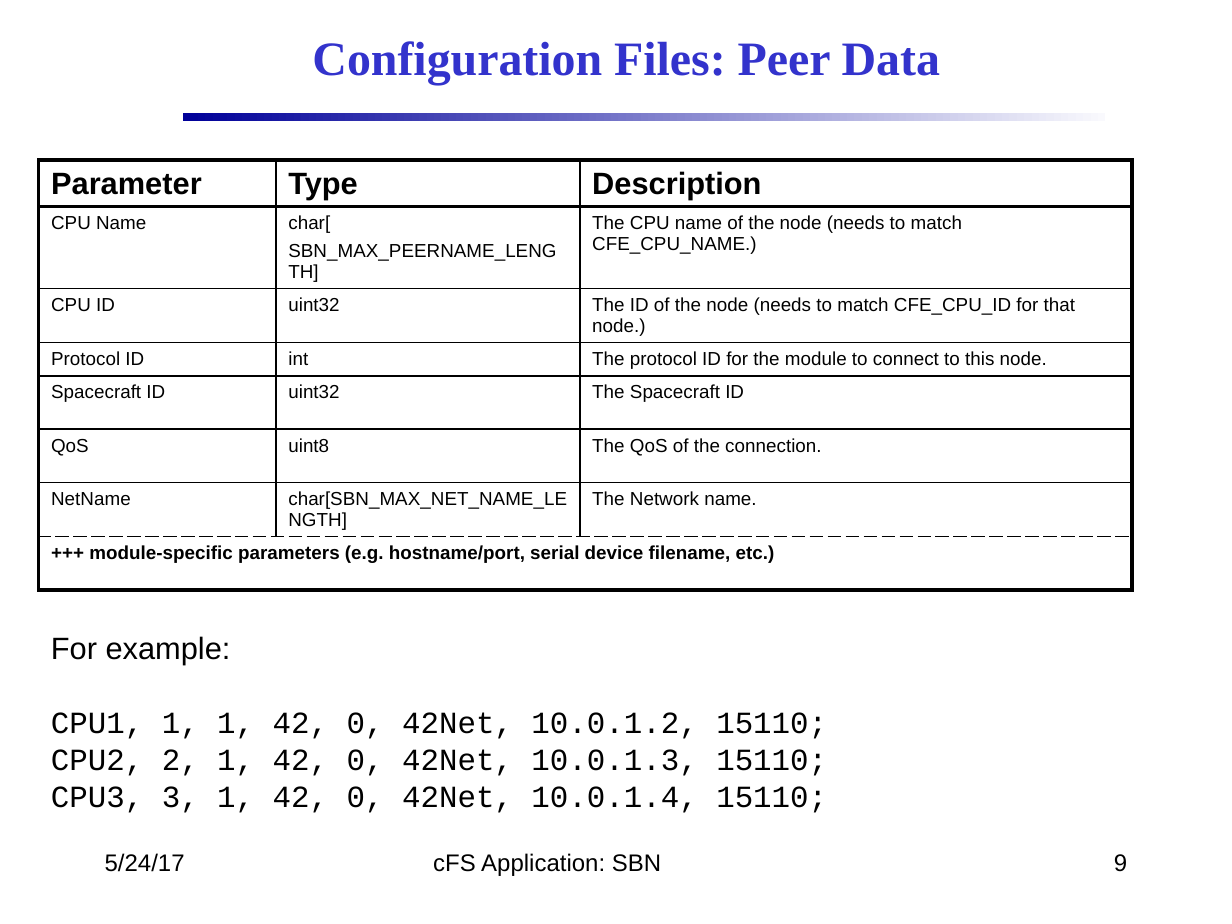
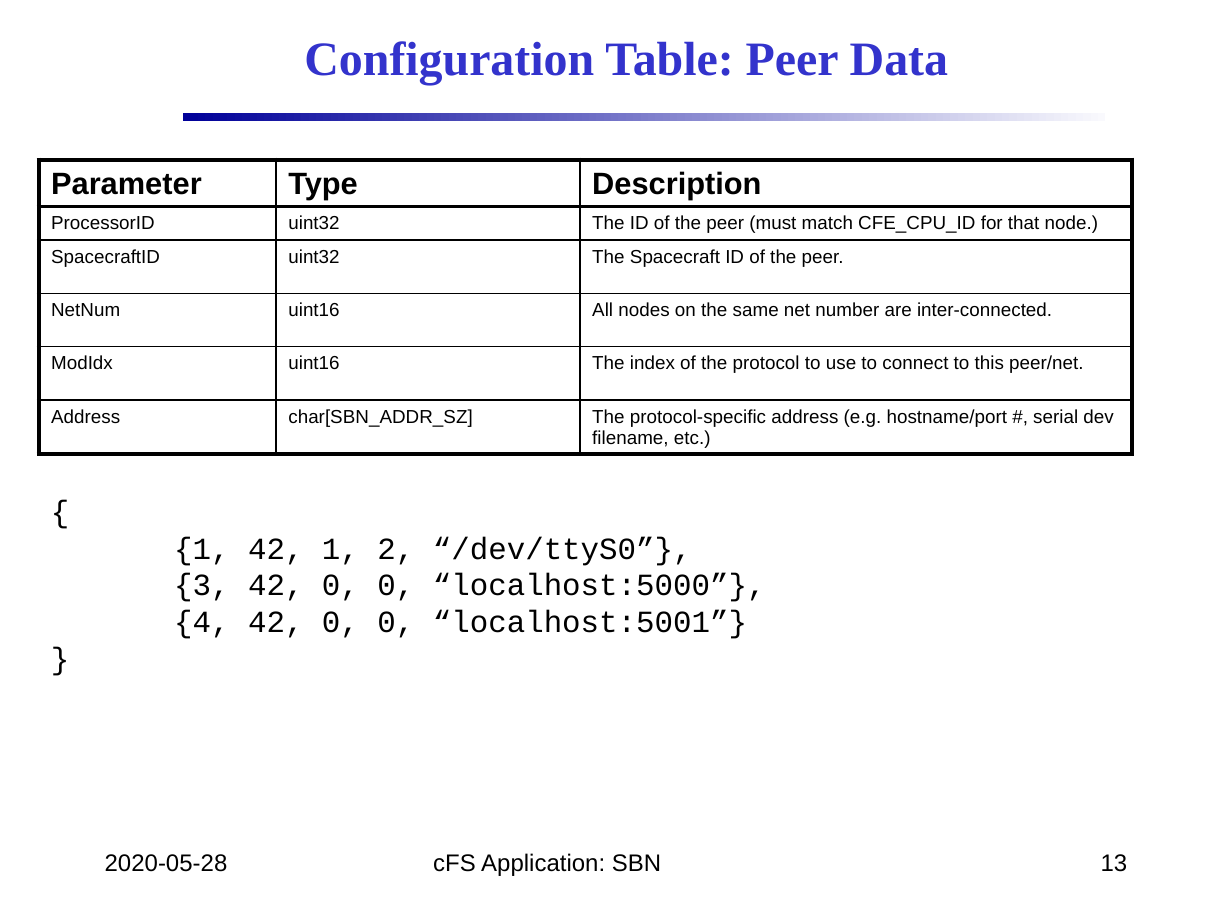
Before and after one commit to nasa/SBN, a slide deck: slide 13 of doc/SBN_Design.pptx (slide 9 before the commit). Drawn at 1232x924 pixels with LibreOffice and Linux fonts; fonts in the diff are those of the drawing; background and template pictures are left out. Boxes give left, top, right and bottom in pixels: in the first picture for what was removed or moved away, otherwise in the second. Text is boxed around its words. In the diff, an @@ line names an element or a change of style, - is before the commit and + after.

Commit message:
updated slides

```diff
--- a/doc/SBN_Design.pptx
+++ b/doc/SBN_Design.pptx
@@ title at box(304, 41, 948, 85): text changed @@
-Configuration Files: Peer Data
+Configuration Table: Peer Data
@@ table at box(38, 160, 1132, 462) @@
-row 2: CPU Name | char[ / SBN_MAX_PEERNAME_LENGTH] | The CPU name of the node (needs to match CFE_CPU_NAME.)
-row 3: CPU ID | uint32 | The ID of the node (needs to match CFE_CPU_ID for that node.)
-row 4: Protocol ID | int | The protocol ID for the module to connect to this node.
-row 5: Spacecraft ID | uint32 | The Spacecraft ID
-row 6: QoS | uint8 | The QoS of the connection.
-row 7: NetName | char[SBN_MAX_NET_NAME_LENGTH] | The Network name.
-row 8: +++ module-specific parameters (e.g. hostname/port, serial device filename, etc.) |  | 
+row 2: ProcessorID | uint32 | The ID of the peer (must match CFE_CPU_ID for that node.)
+row 3: SpacecraftID | uint32 | The Spacecraft ID of the peer.
+row 4: NetNum | uint16 | All nodes on the same net number are inter-connected.
+row 5: ModIdx | uint16 | The index of the protocol to use to connect to this peer/net.
+row 6: Address | char[SBN_ADDR_SZ] | The protocol-specific address (e.g. hostname/port #, serial dev filename, etc.)
@@ text added at box(174, 536, 766, 639), 18 pt, text #000000 @@
+{
+{1, 42, 1, 2, “/dev/ttyS0”},
+{3, 42, 0, 0, “localhost:5000”},
+{4, 42, 0, 0, “localhost:5001”}
+}
@@ text removed at box(51, 636, 827, 813) @@
-For example:
-CPU1, 1, 1, 42, 0, 42Net, 10.0.1.2, 15110;
-CPU2, 2, 1, 42, 0, 42Net, 10.0.1.3, 15110;
-CPU3, 3, 1, 42, 0, 42Net, 10.0.1.4, 15110;
@@ text at box(105, 854, 228, 872): text changed @@
-5/24/17
+2020-05-28
@@ page number at box(1101, 854, 1128, 872): text changed @@
-9
+13
```
Also in this commit, not shown: 15 other slides changed, 4 slides added, 3 slides removed.
